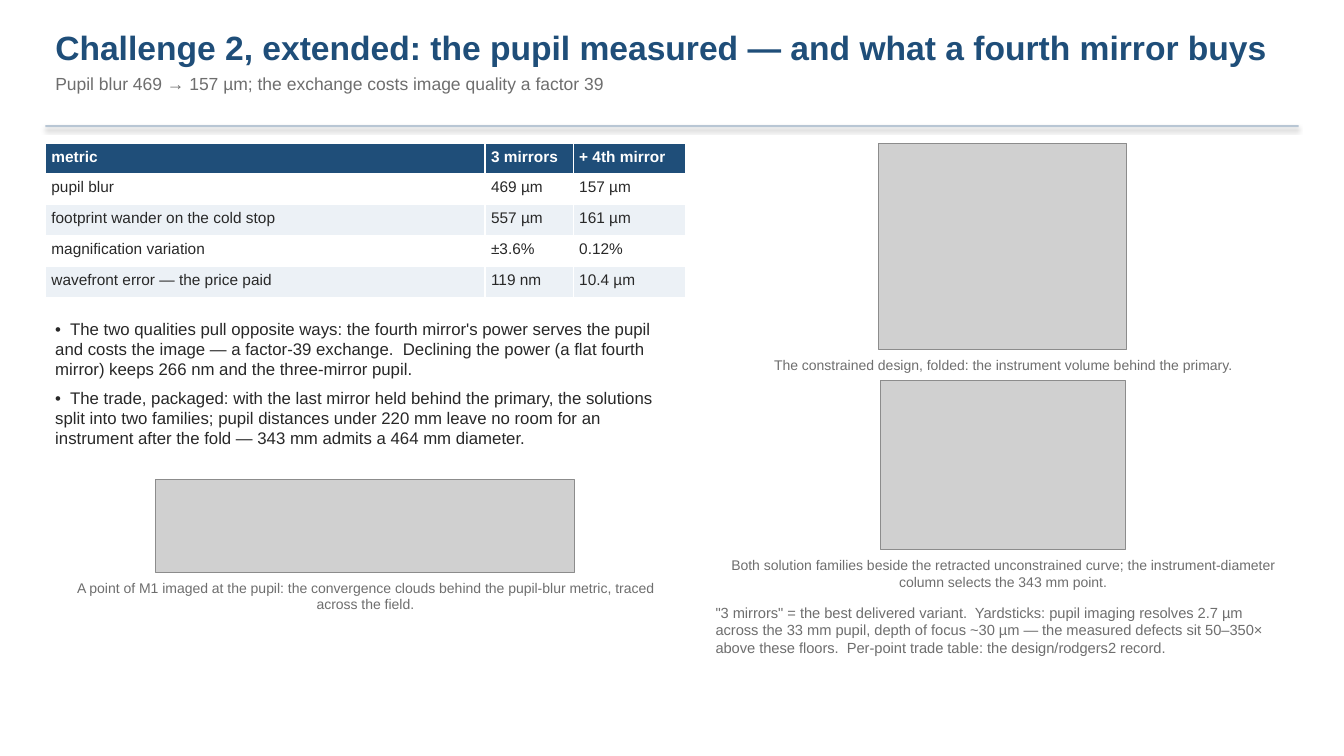
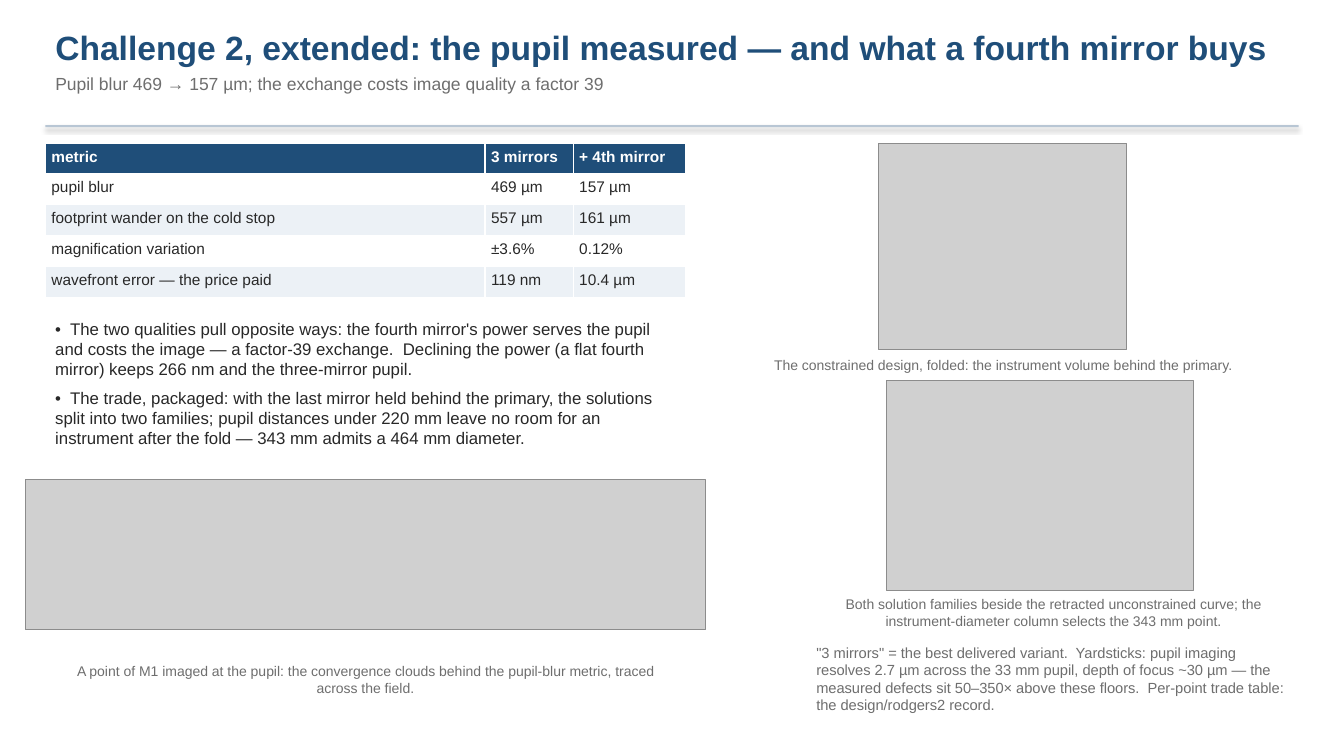
Before and after one commit to nasa-jpl/macos, a slide deck: slide 12 of demo_session/deck_keysight_edit.pptx. Drawn at 1344x756 pixels with LibreOffice and Linux fonts; fonts in the diff are those of the drawing; grey boxes stand for pictures. Boxes give left, top, right and bottom in pixels: in the first picture for what was removed or moved away, otherwise in the second. Text is boxed around its words. In the diff, an @@ line names an element or a change of style, - is before the commit and + after.

```diff
--- a/demo_session/deck_keysight_edit.pptx
+++ b/demo_session/deck_keysight_edit.pptx
@@ picture: place and size @@
-picture at (880, 381, 1126, 549)
+picture at (887, 381, 1194, 591)
@@ picture: place and size @@
-picture at (156, 480, 576, 573)
+picture at (25, 480, 706, 630)
@@ text "Both solution families beside the ..." rewrapped from (731, 560, 1275, 590) to (846, 599, 1261, 629) @@
@@ text "A point of M1 imaged ...": place and size @@
-text "A point of M1 imaged ..." at (77, 583, 654, 609)
+text "A point of M1 imaged ..." at (77, 666, 654, 693)
@@ text ""3 mirrors" = the best ..." rewrapped from (716, 607, 1262, 656) to (816, 647, 1284, 713) @@
```
Also in this commit, not shown: 1 other slide changed, 3 other files.
